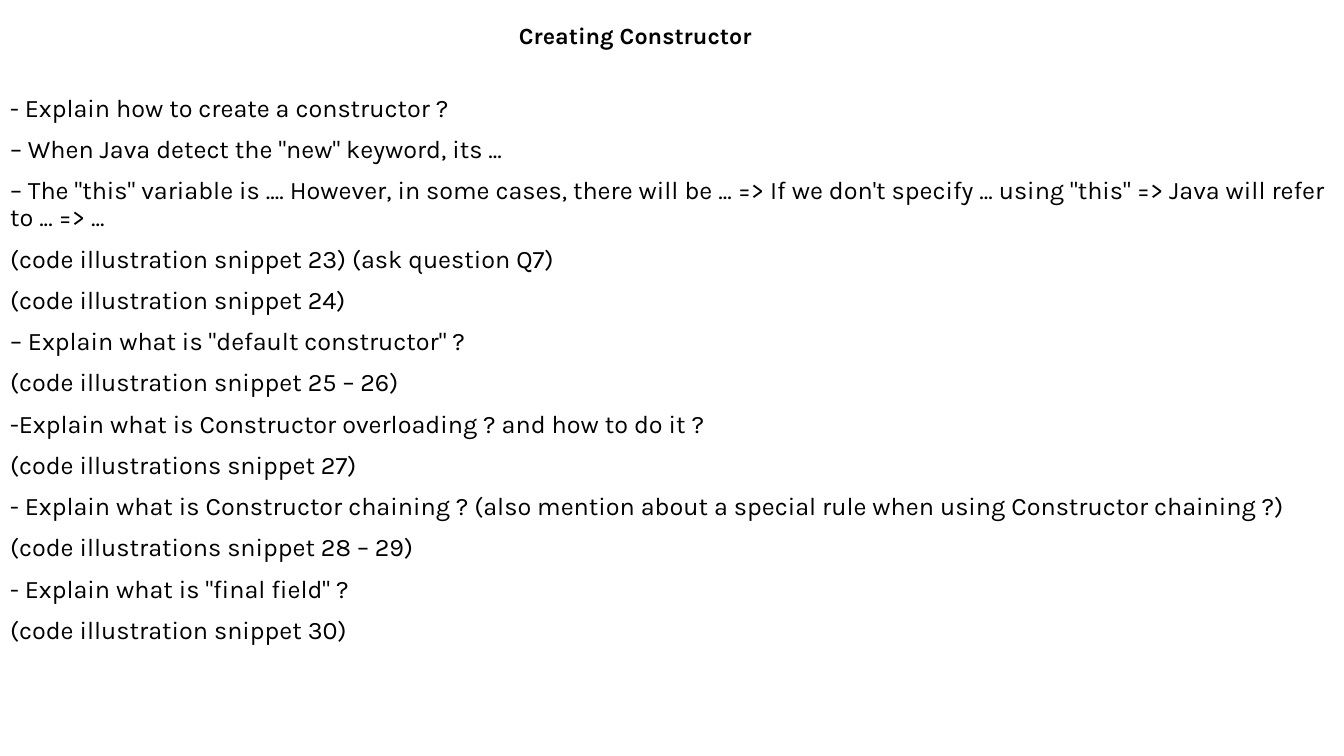
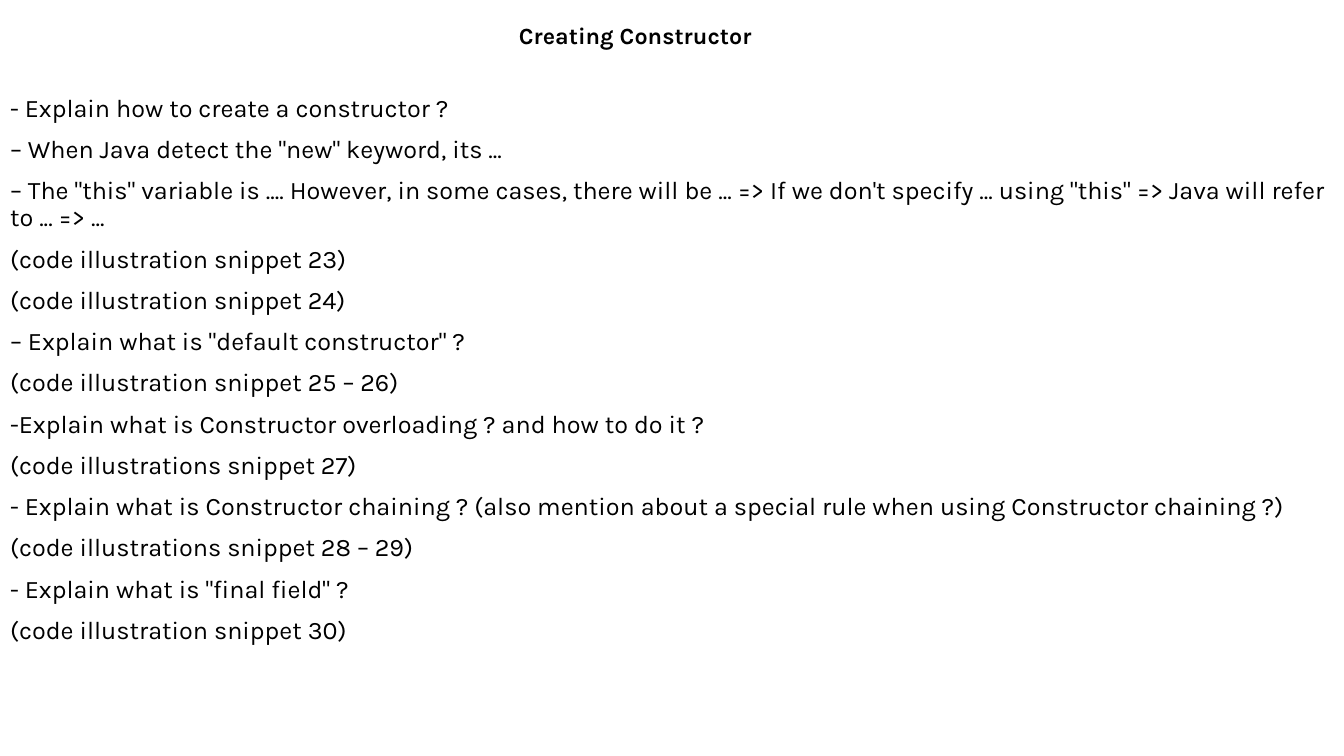
Before and after one commit to MaiDinhVinh/CS-Java, a slide deck: slide 13 of self-study resources/J8SE1/Chapter 4 - Methods and Encapsulation.pptx. Drawn at 1344x756 pixels with LibreOffice and Linux fonts; fonts in the diff are those of the drawing. Boxes give left, top, right and bottom in pixels: in the first picture for what was removed or moved away, otherwise in the second. Text is boxed around its words. In the diff, an @@ line names an element or a change of style, - is before the commit and + after.

Commit message:
chapter 4 completed

```diff
--- a/self-study resources/J8SE1/Chapter 4 - Methods and Encapsulation.pptx
+++ b/self-study resources/J8SE1/Chapter 4 - Methods and Encapsulation.pptx
@@ text at bbox=[10, 250, 346, 274]: text changed @@
-(code illustration snippet 23) (ask question Q7)
+(code illustration snippet 23)
```
